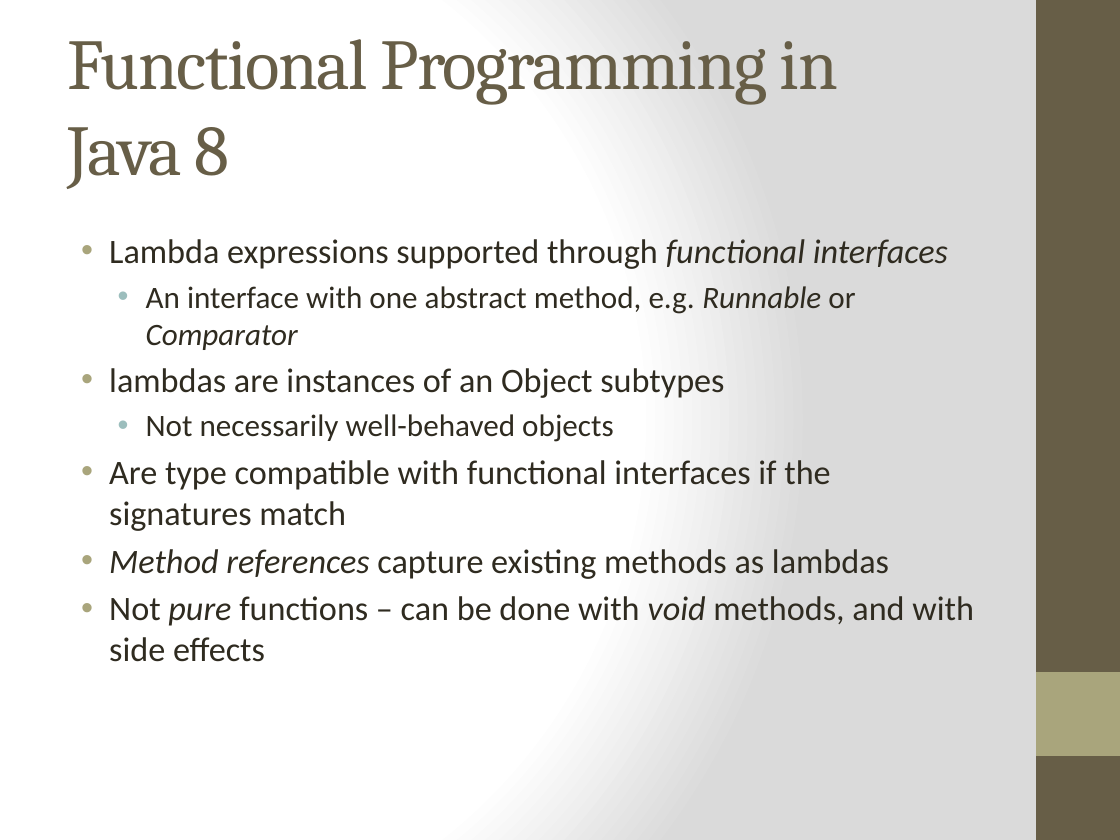
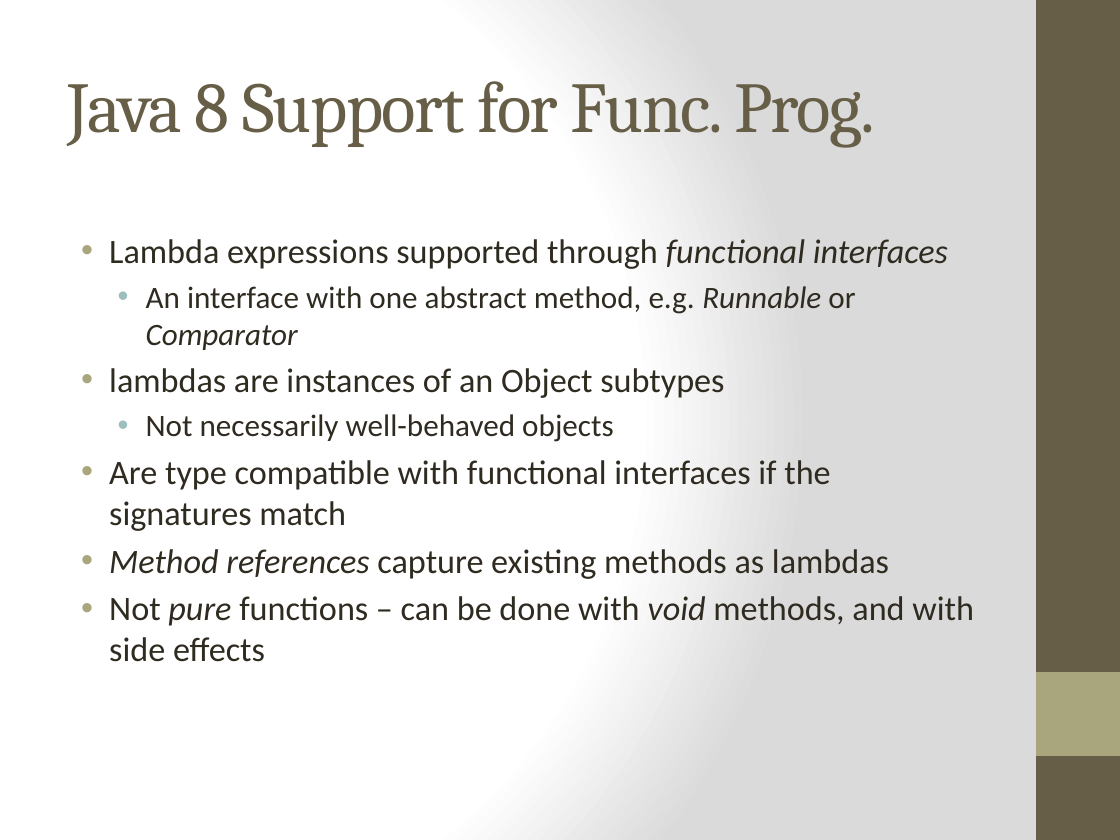
Before and after one commit to bjhartin/FoundationsOfFunctionalProgramming, a slide deck: slide 40 of FoundationsOfFunctionalProgramming.pptx. Drawn at 1120x840 pixels with LibreOffice and Linux fonts; fonts in the diff are those of the drawing. Boxes give left, top, right and bottom in pixels: in the first picture for what was removed or moved away, otherwise in the second. Text is boxed around its words. In the diff, an @@ line names an element or a change of style, - is before the commit and + after.

Commit message:
Brian: List comprehension examples for Java 8.

```diff
--- a/FoundationsOfFunctionalProgramming.pptx
+++ b/FoundationsOfFunctionalProgramming.pptx
@@ title at bbox=[67, 81, 875, 147]: text changed @@
-Functional Programming in
-Java 8
+Java 8 Support for Func. Prog.
```
Also in this commit, not shown: 1 slide added, 1 other file.
